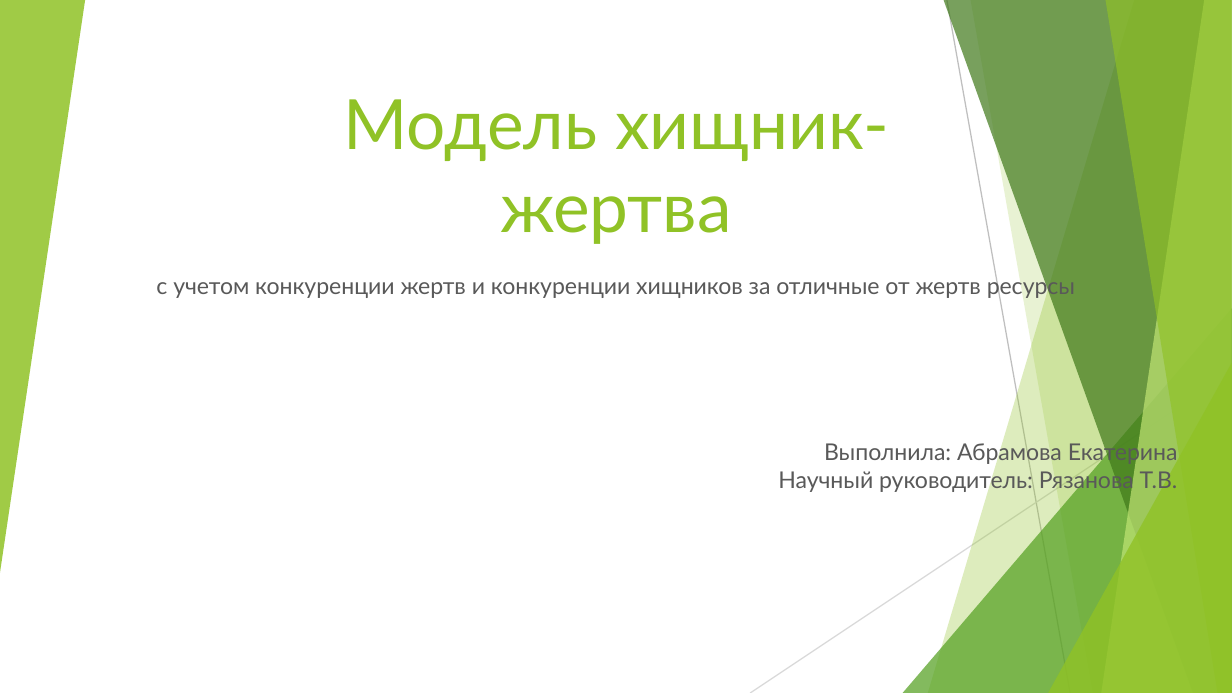
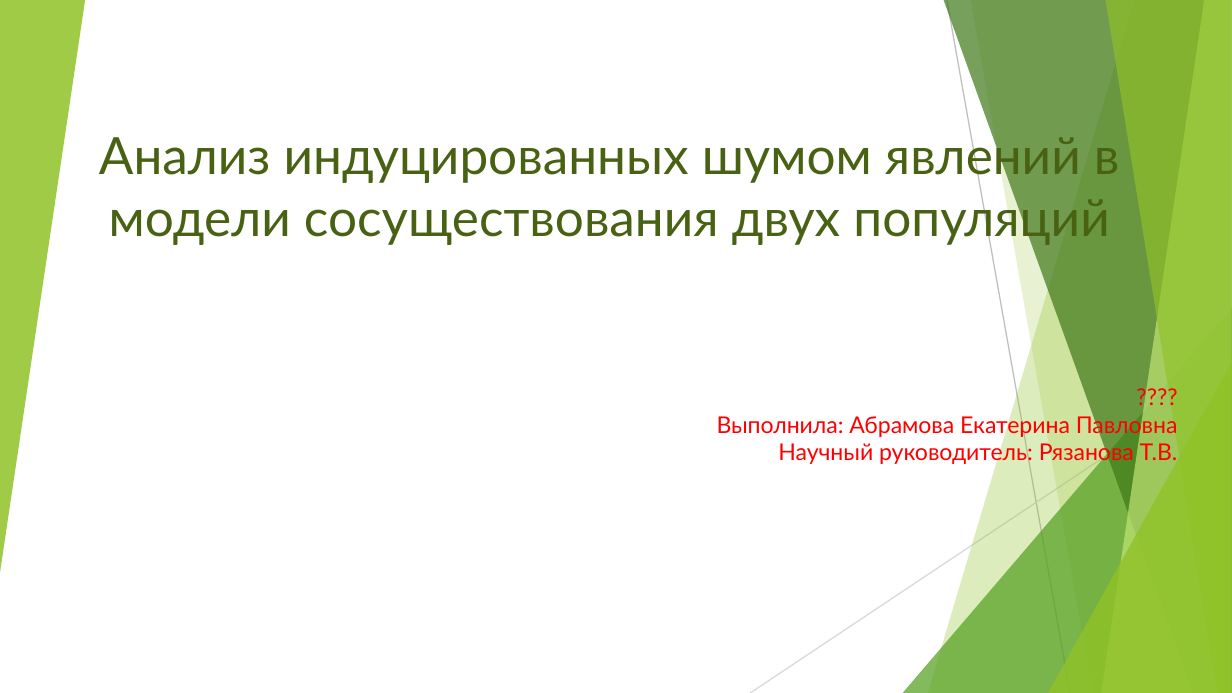
Before and after one commit to wily-fox/population, a slide deck: slide 1 of Модель х-ж.pptx. Drawn at 1232x693 pixels with LibreOffice and Linux fonts; fonts in the diff are those of the drawing. Boxes give left, top, right and bottom in pixels: in the first picture for what was removed or moved away, otherwise in the second. Text is boxed around its words. In the diff, an @@ line names an element or a change of style, - is before the commit and + after.

```diff
--- a/Модель х-ж.pptx
+++ b/Модель х-ж.pptx
@@ title at bbox=[99, 130, 1119, 246]: text changed; size 40.5 to 30 pt; text colour #90C226 to #486113 @@
-Модель хищник-жертва
+Анализ индуцированных шумом явлений в модели сосуществования двух популяций
@@ subtitle at bbox=[717, 412, 1178, 438]: text changed; text colour #595959 to #FF0000 @@
-с учетом конкуренции жертв и конкуренции хищников за отличные от жертв ресурсы
-Выполнила: Абрамова Екатерина
+????
+Выполнила: Абрамова Екатерина Павловна
@@ subtitle at bbox=[778, 440, 1178, 466]: text colour #595959 to #FF0000 in "Научный руководитель: Рязанова Т.В." @@
```
Also in this commit, not shown: 3 other slides changed, 2 slides added, 1 slide removed, 26 other files.
